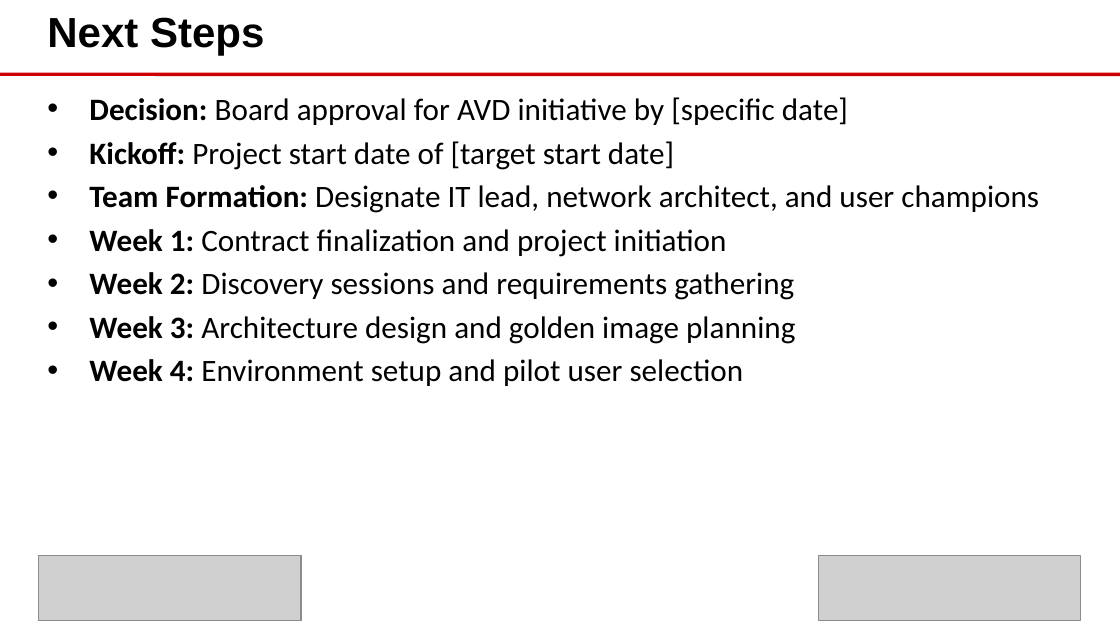
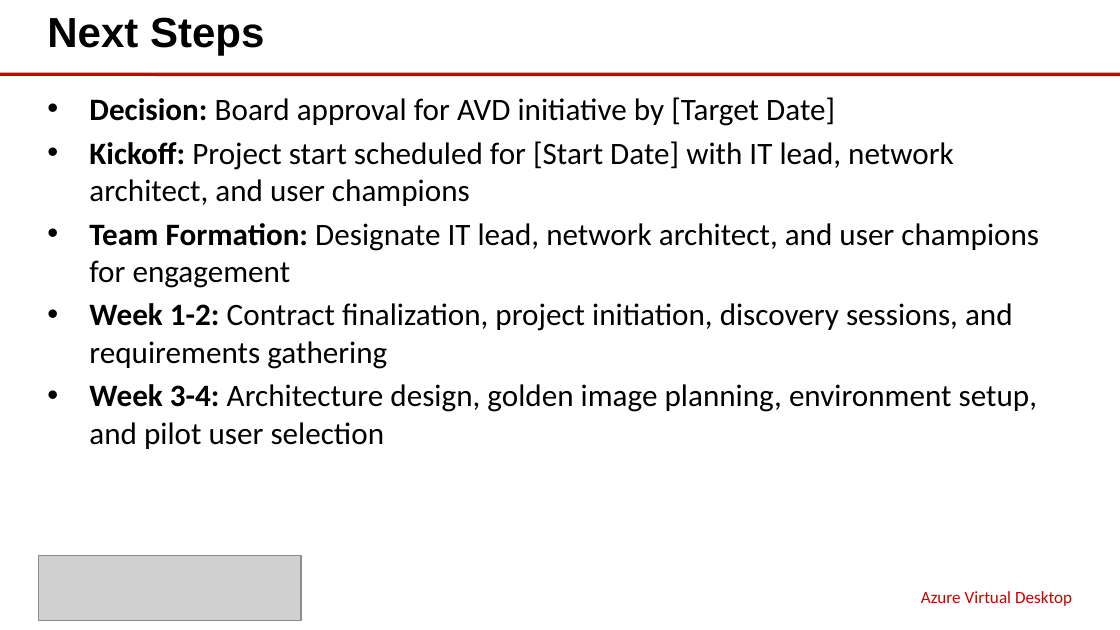
Before and after one commit to eoframework/solutions, a slide deck: slide 10 of solutions/azure/modern-workspace/virtual-desktop/presales/solution-briefing.pptx. Drawn at 1120x630 pixels with LibreOffice and Linux fonts; fonts in the diff are those of the drawing; grey boxes stand for pictures; background and template pictures are left out. Boxes give left, top, right and bottom in pixels: in the first picture for what was removed or moved away, otherwise in the second. Text is boxed around its words. In the diff, an @@ line names an element or a change of style, - is before the commit and + after.

```diff
--- a/solutions/azure/modern-workspace/virtual-desktop/presales/solution-briefing.pptx
+++ b/solutions/azure/modern-workspace/virtual-desktop/presales/solution-briefing.pptx
@@ text at (89, 97, 1039, 449): text changed @@
-• Decision: Board approval for AVD initiative by [specific date]
-• Kickoff: Project start date of [target start date]
-• Team Formation: Designate IT lead, network architect, and user champions
-• Week 1: Contract finalization and project initiation
-• Week 2: Discovery sessions and requirements gathering
-• Week 3: Architecture design and golden image planning
-• Week 4: Environment setup and pilot user selection
+• Decision: Board approval for AVD initiative by [Target Date]
+• Kickoff: Project start scheduled for [Start Date] with IT lead, network architect, and user champions
+• Team Formation: Designate IT lead, network architect, and user champions for engagement
+• Week 1-2: Contract finalization, project initiation, discovery sessions, and requirements gathering
+• Week 3-4: Architecture design, golden image planning, environment setup, and pilot user selection
@@ picture removed at (819, 556, 1081, 620) @@
@@ text added at (921, 591, 1072, 606), 11 pt, text #CC0000 @@
+Azure Virtual Desktop
```
Also in this commit, not shown: 10 other slides changed, 11 other files.
